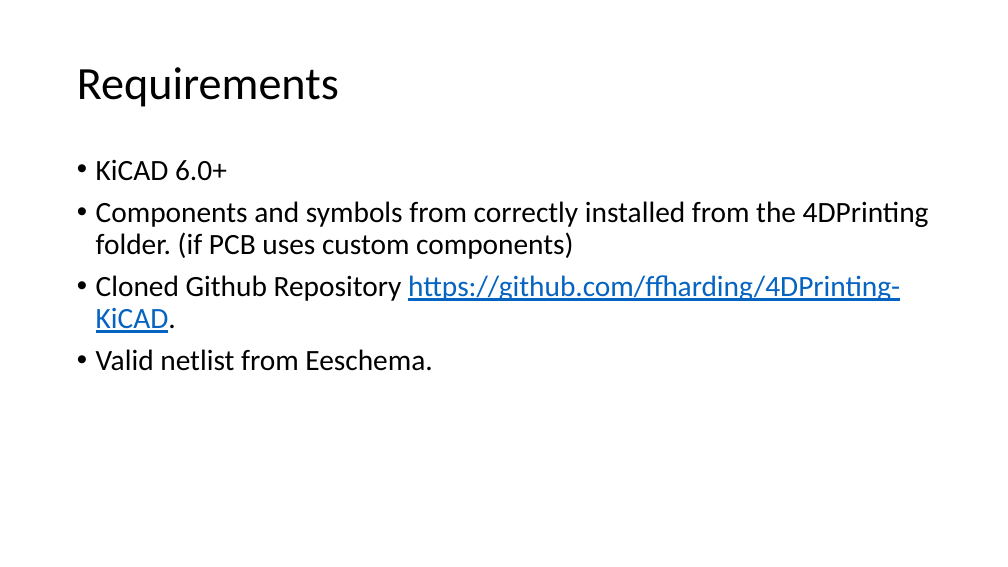
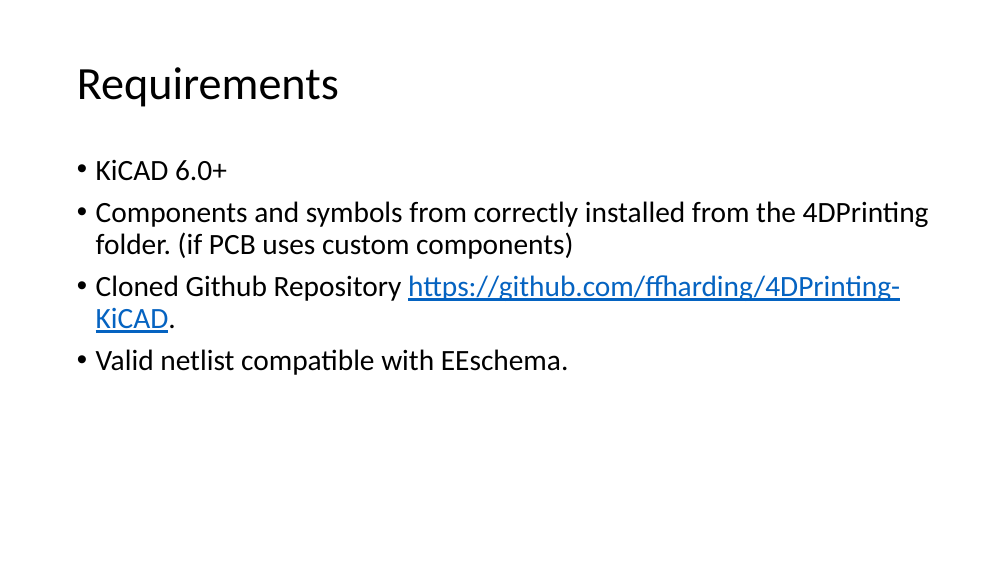
Before and after one commit to ffharding/4DPrinting-KiCAD, a slide deck: slide 2 of documentation/Generating GCODE from unrouted PCB.pptx. Drawn at 1008x567 pixels with LibreOffice and Linux fonts; fonts in the diff are those of the drawing. Boxes give left, top, right and bottom in pixels: in the first picture for what was removed or moved away, otherwise in the second. Text is boxed around its words. In the diff, an @@ line names an element or a change of style, - is before the commit and + after.

```diff
--- a/documentation/Generating GCODE from unrouted PCB.pptx
+++ b/documentation/Generating GCODE from unrouted PCB.pptx
@@ text at bbox=[96, 349, 569, 375]: text changed @@
-• Valid netlist from Eeschema.
+• Valid netlist compatible with EEschema.
```
Also in this commit, not shown: 25 other files.
